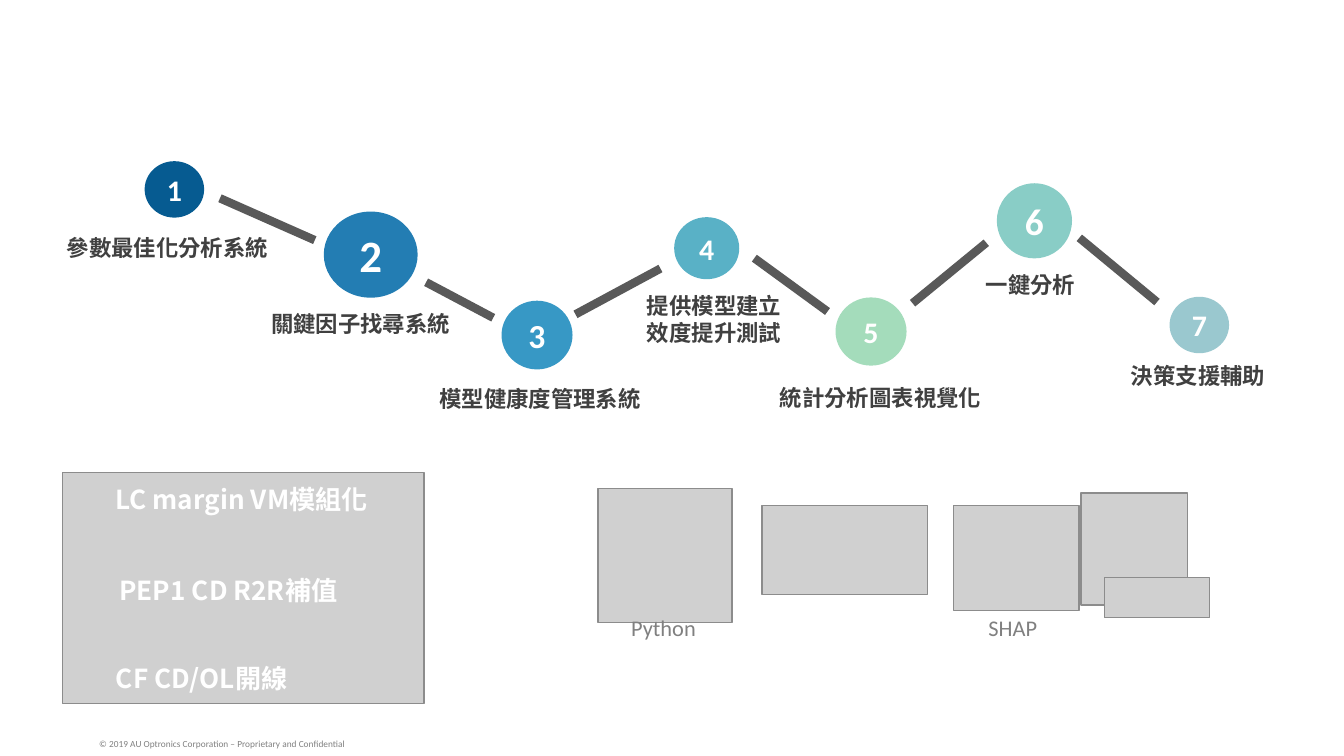
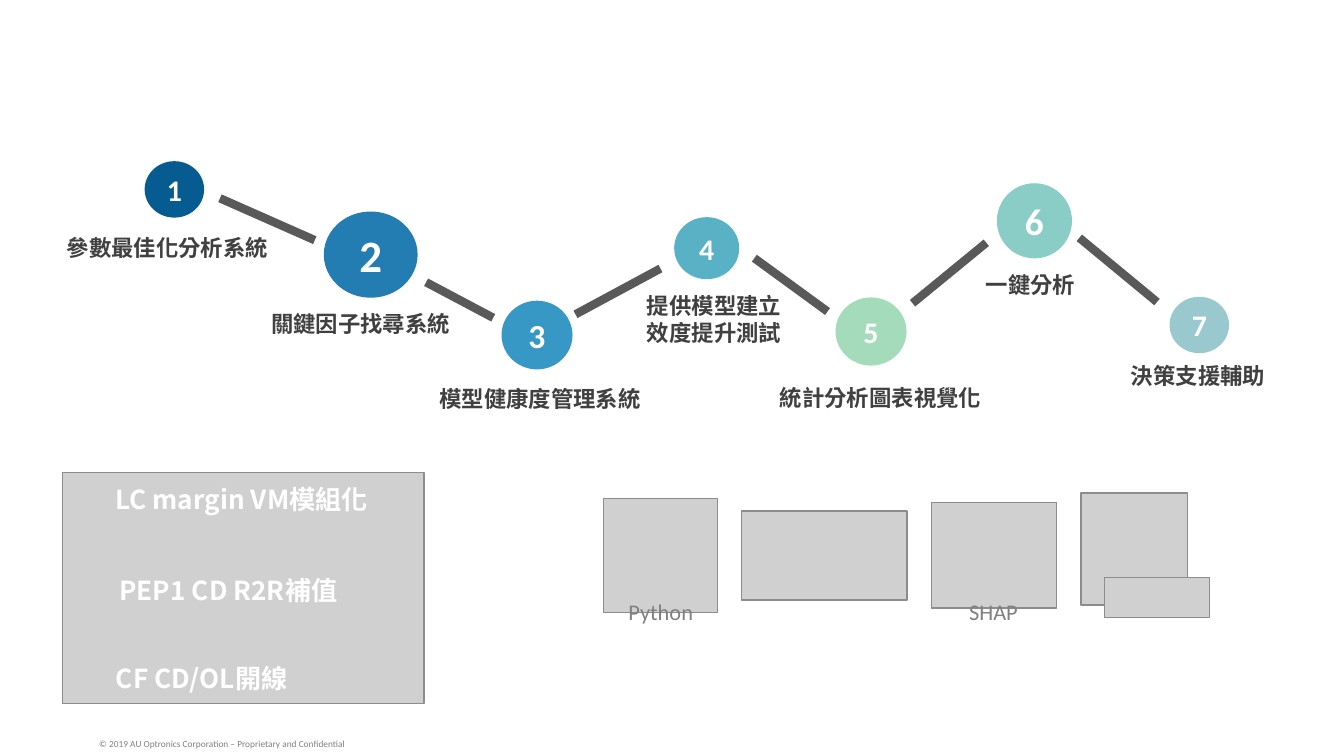
Before and after one commit to DorisssChan/web-crawler, a slide deck: slide 4 of 20200723_CD_詹惠婷.pptx (slide 3 before the commit). Drawn at 1344x756 pixels with LibreOffice and Linux fonts; fonts in the diff are those of the drawing; grey boxes stand for pictures; background and template pictures are left out. Boxes give left, top, right and bottom in pixels: in the first picture for what was removed or moved away, otherwise in the second. Text is boxed around its words. In the diff, an @@ line names an element or a change of style, - is before the commit and + after.

```diff
--- a/20200723_CD_詹惠婷.pptx
+++ b/20200723_CD_詹惠婷.pptx
@@ picture: place and size @@
-picture at (598,488,732,622)
+picture at (603,499,718,613)
@@ picture: place and size @@
-picture at (954,505,1079,610)
+picture at (931,503,1056,607)
@@ picture: place and size @@
-picture at (762,505,927,594)
+picture at (742,511,907,599)
@@ text "Python": place and size @@
-text "Python" at (631,617,696,640)
+text "Python" at (628,604,693,627)
@@ text "SHAP": place and size @@
-text "SHAP" at (988,621,1037,636)
+text "SHAP" at (969,605,1018,620)
```
Also in this commit, not shown: 9 other slides changed, 1 slide added.
